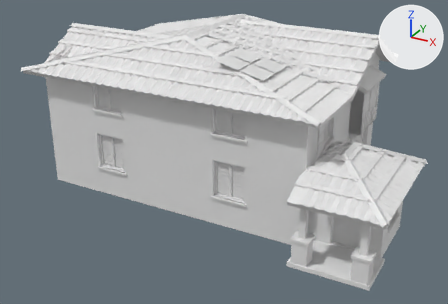
The glTF model public/models/houses/small-monterey.glb as it was, and as the next commit left it.
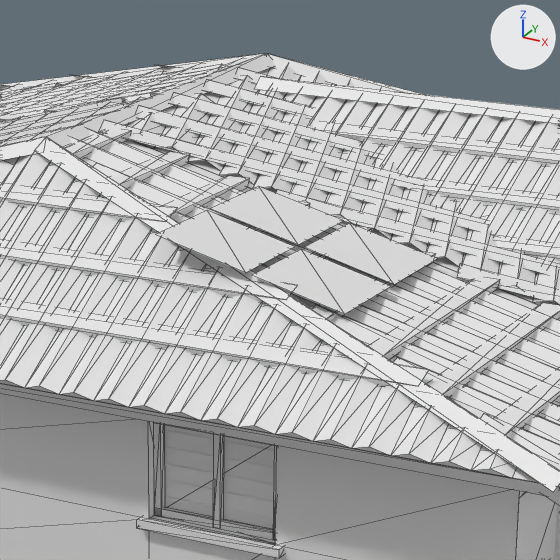
Each version appears first whole from a camera (50 mm lens) standing at (7.61, -13.47, 7.36) and looking at (0.67, -0.85, 1.05), and next in a close-up on the part from 39% to 71% of the width and 0% to 47% of the height. The axes (+X, +Y, +Z) are drawn at upper right. The lights are the same throughout. The last two pictures show the newer version. The close-ups show mesh edges as thin lines. Vertices at exactly the same position are counted once.

Objects in the first close-up: 'BackRoof__Roof', 'FrontRoof__Roof', 'FrontRoof__Siding', 'FrontWall__Curtain', 'FrontWall__Glass', 'FrontWall__Siding', 'FrontWall__Trim', 'LeftRoof__Roof', 'RightRoof__Roof', 'RightRoof__Solar', 'RightWall__Siding' and 2 more.
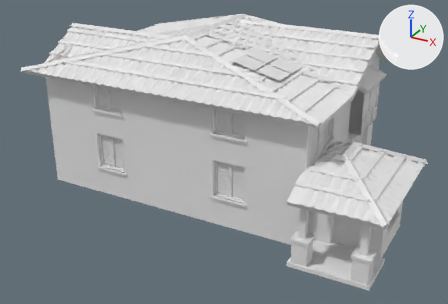
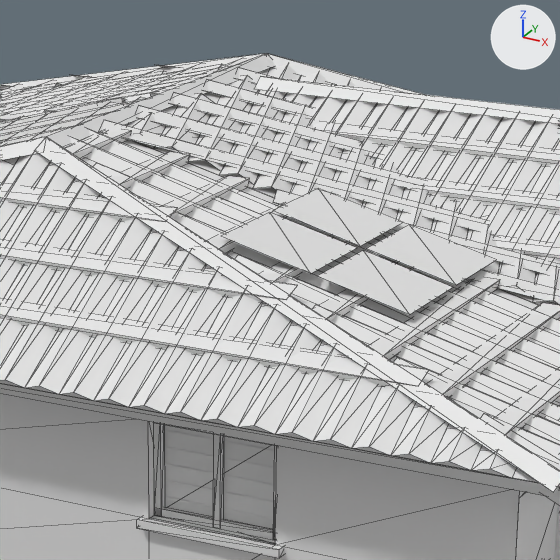
Location of each change, [x1, y1, x2, y2] in pixels of the close-ups (560 x 560 px):
```json
{"object": "RightRoof__Solar", "change": "moved", "before": [156, 186, 437, 314], "after": [221, 188, 496, 315]}
```

Edits to the scene script, one JSON object a line:
```json
{"block": "me_rightroof__solar", "where": "# used by ob_rightroof__solar; location = (0.0, 0.0, 0.0)"}
{"op": "remove", "block": "me_rightroof__solar", "code": "me_rightroof__solar.from_pydata(...)  # 16 vertices, 8 faces; spans x 1.159..2.325, y -2.16..-0.92, z 3.518..3.801"}
{"op": "add", "block": "me_rightroof__solar", "code": "me_rightroof__solar.from_pydata(...)  # 16 vertices, 8 faces; spans x 1.392..2.558, y -1.83..-0.59, z 3.461..3.744"}
{"block": "me_rightroof__solar", "change": "me_rightroof__solar part 1: the whole mesh is moved by (0.233, 0.33, -0.057)"}
```
